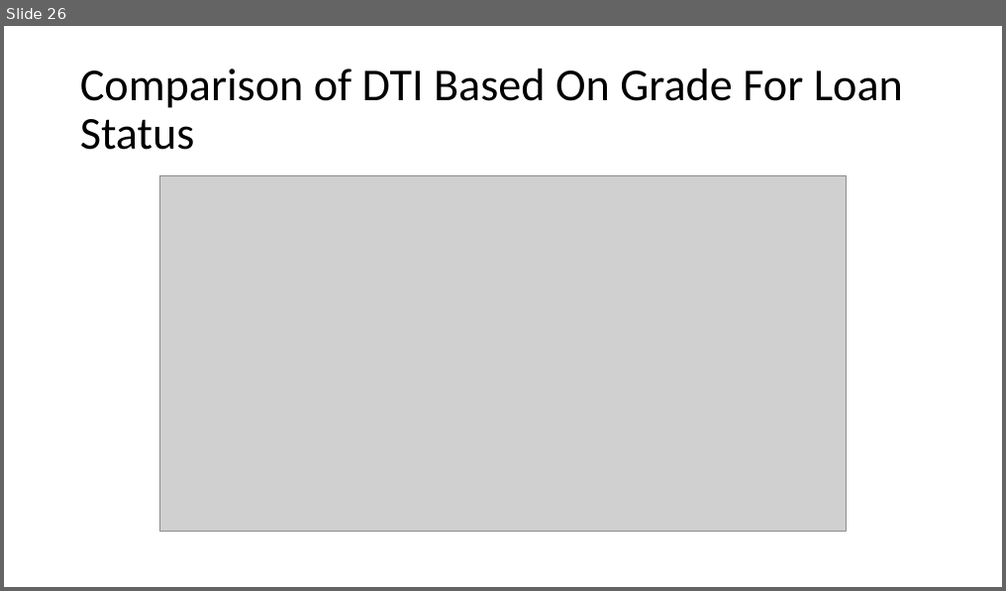
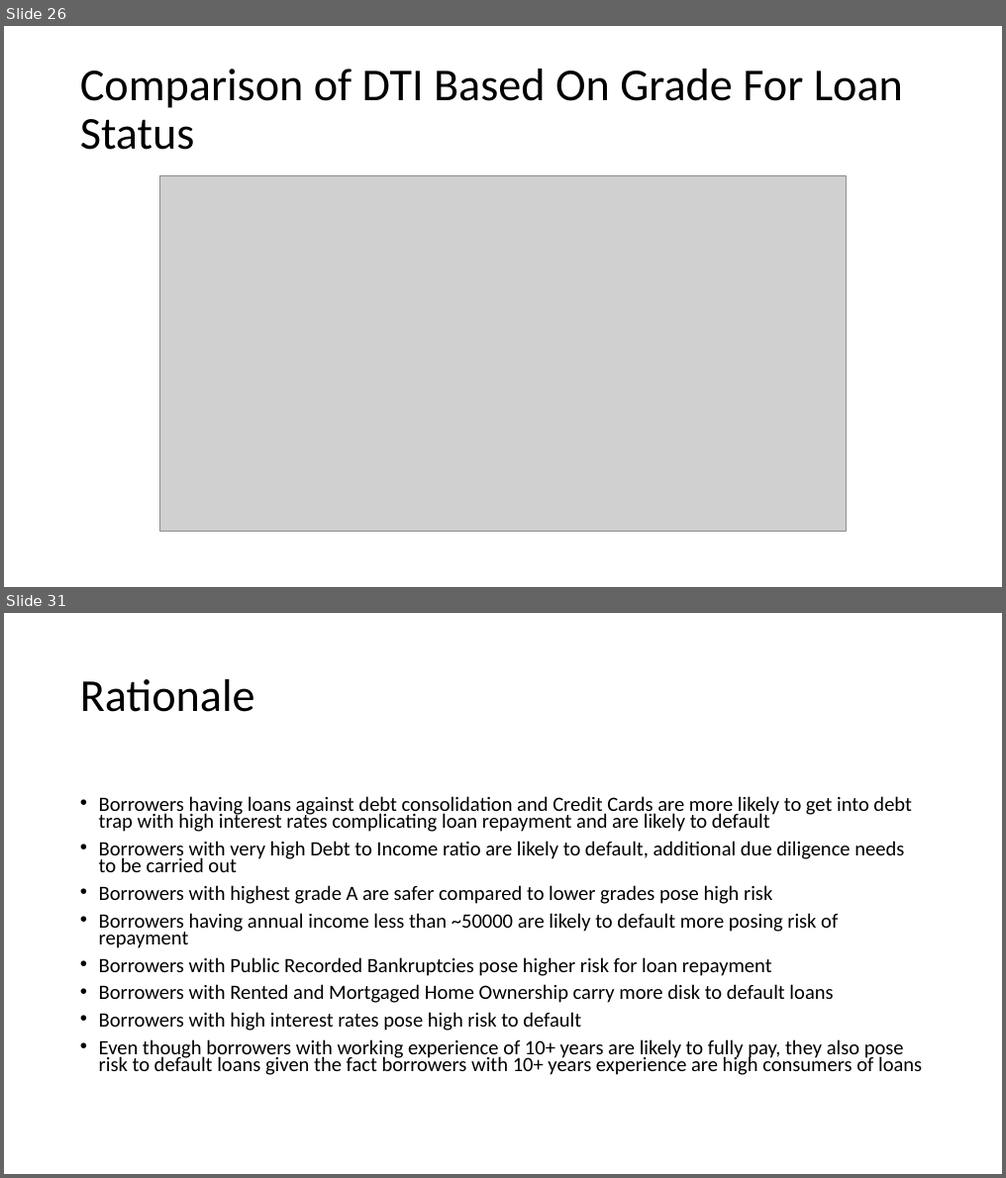
Before and after one commit to vjereme/Lending_Club_CaseStudy, a slide deck: Lending_Club_CaseStudy_Syed_Jereme.pptx. Shown one above the other, each under a label of ours: slide 26 before the commit, slides 26 and 31 after it; the slides between them are not shown. The pictures are 1006x591 and 1006x1178 pixels, drawn with LibreOffice and Linux fonts; fonts in the diff are those of the drawing; grey boxes stand for pictures. Boxes give left, top, right and bottom in pixels: in the first picture for what was removed or moved away, otherwise in the second. Text is boxed around its words. In the diff, an @@ line names an element or a change of style, - is before the commit and + after.

```diff
--- a/Lending_Club_CaseStudy_Syed_Jereme.pptx
+++ b/Lending_Club_CaseStudy_Syed_Jereme.pptx
@@ slide 31 added at box(4, 613, 1002, 1174), background #FFFFFF @@
@@ title added at box(80, 679, 255, 712), 44 pt, text #000000 @@
+Rationale
@@ text added at box(99, 796, 922, 1075), 19.6 pt, text #000000 @@
+• Borrowers having loans against debt consolidation and Credit Cards are more likely to get into debt trap with high interest rates complicating loan repayment and are likely to default
+• Borrowers with very high Debt to Income ratio are likely to default, additional due diligence needs to be carried out
+• Borrowers with highest grade A are safer compared to lower grades pose high risk
+• Borrowers having annual income less than ~50000 are likely to default more posing risk of repayment
+• Borrowers with Public Recorded Bankruptcies pose higher risk for loan repayment
+• Borrowers with Rented and Mortgaged Home Ownership carry more disk to default loans
+• Borrowers with high interest rates pose high risk to default
+• Even though borrowers with working experience of 10+ years are likely to fully pay, they also pose risk to default loans given the fact borrowers with 10+ years experience are high consumers of loans
```
Also in this commit, not shown: 1 slide changed, 3 other slides added.
